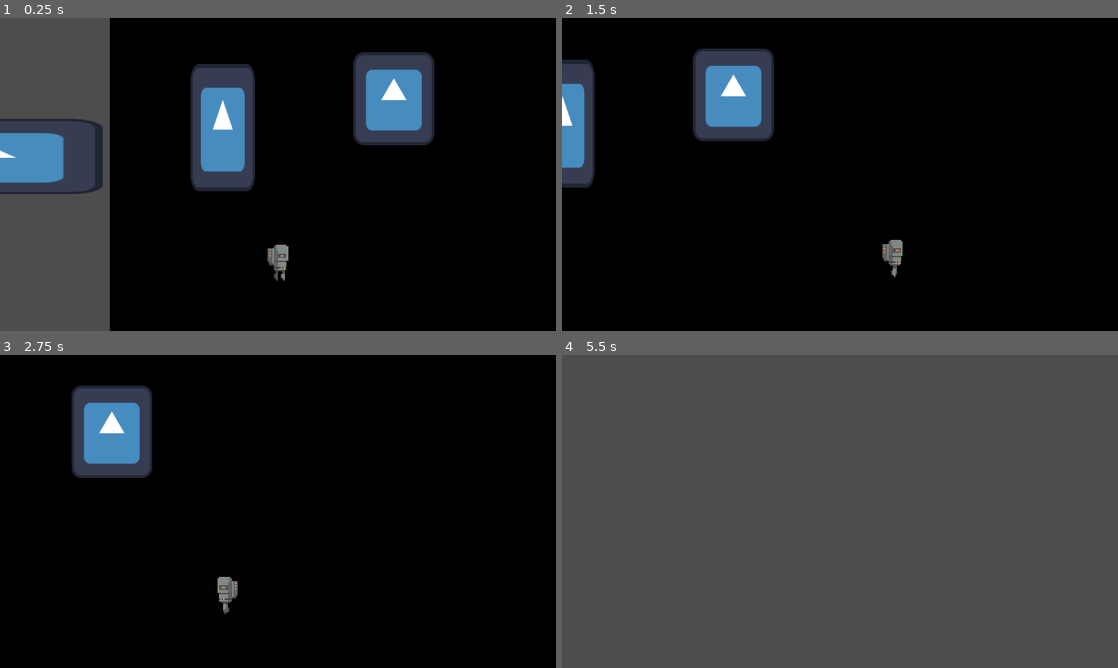
Above: before the commit, frames 1-4 (two rows, left to right).
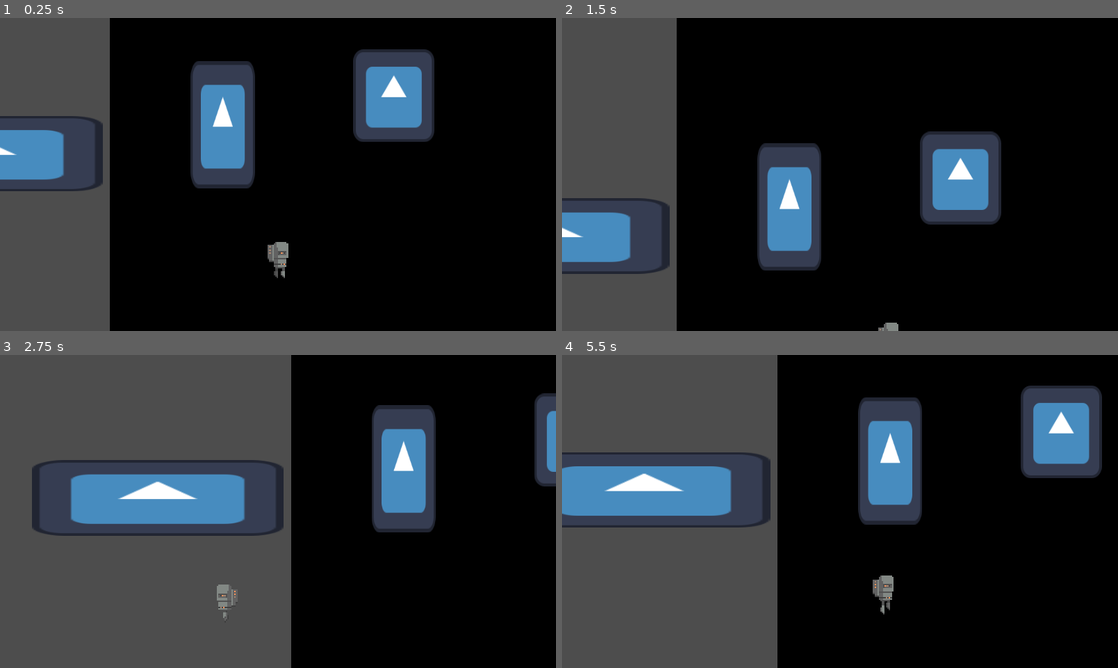
Above: after the commit, the same moments.

Repository: ricklusuardi/BuiltToScale2024
Game: Godot game, scene res://world.tscn
Two runs of this game, one before a commit and one after it. Both use one fixed random seed, a clock stepped at 60 frames per second and the inputs below. This scene is started directly instead of the project's main scene. The engine's default icon, where the game draws it, is replaced by a stand-in: a white triangle on a blue panel in a dark square.
Inputs:
- Up to frame 1 (0.25 s): no input
- Up to frame 2 (1.5 s): hold Right (ui_right) from 0.53 s (still down)
- Up to frame 3 (2.75 s): release Right (ui_right) at 2.03 s; hold Left (ui_left) from 2.03 s (still down)
- Up to frame 4 (5.5 s): release Left (ui_left) at 2.78 s; hold Right (ui_right) 2.78-4.28 s; hold Left (ui_left) 4.28-5.03 s; hold Right (ui_right) from 5.03 s (still down)

The runs differ from the first frame. In frame 1, 2.4% of the frame differs, in the area x 0-79%, y 10-84%; in frame 2, 33%; in frame 3, 56%; in frame 4, 63%, in the area x 0-100%, y 0-100%.

Commit message:
simple spikes and checkpoints

Diff:
--- a/Chara.gd
+++ b/Chara.gd
@@ -5,6 +5,7 @@
 @export var in_wind_speed = 50
 var is_in_wind = false
 var wind_direction = Vector2.ZERO
+var respawn_point: Vector2
 
 
 #HEALTH
@@ -43,7 +44,6 @@
 
 func _ready():
 	randomize()
-
 
 func _physics_process(delta):
 	if is_in_wind:
@@ -87,8 +87,7 @@
 	move_and_slide()
 
 
-
-
+#region SIZE
 func _increase_size():
 	if (currentScaleStep < maxScaleUp):
 
@@ -140,7 +139,9 @@
 		var effect = particleType.instantiate()
 		add_child(effect)
 
+#endregion
 
+#region WIND
 # Adjust the speed based on the wind direction and character movement
 func apply_wind_effect(delta: float):
 	var direction = Input.get_axis("ui_left", "ui_right")
@@ -166,9 +167,14 @@
 	is_in_wind = false
 	wind_direction = Vector2.ZERO
 
+#endregion
 
 func _get_damaged(damage : int):
 
 	currentHealth -= damage
 	if (currentHealth <= 0):
 		print("YOU DIED!")
+		position =respawn_point
+
+func set_respawn_point(point : Vector2):
+	respawn_point = point
--- /dev/null
+++ b/Spikes.gd
@@ -0,0 +1,9 @@
+extends Area2D
+
+var chara_ref : Chara
+@export var spike_dmg := 1
+
+
+func _on_body_entered(body:Chara):
+	body._get_damaged(spike_dmg)
+	pass # Replace with function body.
--- /dev/null
+++ b/check_point.gd
@@ -0,0 +1,4 @@
+extends Area2D
+
+func _on_body_entered(body:Chara):
+	body.set_respawn_point(global_position)
--- /dev/null
+++ b/check_point.tscn
@@ -0,0 +1,15 @@
+[gd_scene load_steps=3 format=3 uid="uid://cu2kwhktfodkh"]
+
+[ext_resource type="Script" path="res://check_point.gd" id="1_m6u7a"]
+
+[sub_resource type="RectangleShape2D" id="RectangleShape2D_avr4x"]
+size = Vector2(45, 132)
+
+[node name="CheckPoint" type="Area2D"]
+script = ExtResource("1_m6u7a")
+
+[node name="CollisionShape2D" type="CollisionShape2D" parent="."]
+position = Vector2(-1, 0)
+shape = SubResource("RectangleShape2D_avr4x")
+
+[connection signal="body_entered" from="." to="." method="_on_body_entered"]
--- /dev/null
+++ b/spikes.tscn
@@ -0,0 +1,13 @@
+[gd_scene load_steps=2 format=3 uid="uid://p8ee8bjvhx4d"]
+
+[ext_resource type="Script" path="res://Spikes.gd" id="1_fblfj"]
+
+[node name="Spikes" type="Area2D"]
+script = ExtResource("1_fblfj")
+
+[node name="CollisionPolygon2D" type="CollisionPolygon2D" parent="."]
+polygon = PackedVector2Array(-6, 0, 0, -10, 6, 0)
+
+[node name="Sprite2D" type="Sprite2D" parent="CollisionPolygon2D"]
+
+[connection signal="body_entered" from="." to="." method="_on_body_entered"]
--- a/world.tscn
+++ b/world.tscn
@@ -1,8 +1,10 @@
-[gd_scene load_steps=9 format=3 uid="uid://lmvercdho44y"]
+[gd_scene load_steps=11 format=3 uid="uid://lmvercdho44y"]
 
 [ext_resource type="Script" path="res://Level.gd" id="1_2r1fr"]
 [ext_resource type="PackedScene" uid="uid://bawshwc6vy2s6" path="res://Chara.tscn" id="1_gcqke"]
 [ext_resource type="Texture2D" uid="uid://bqgbx7ekke07d" path="res://sprite/SpaceBackground.png" id="2_7ebu2"]
+[ext_resource type="PackedScene" uid="uid://p8ee8bjvhx4d" path="res://spikes.tscn" id="2_y1hf2"]
+[ext_resource type="PackedScene" uid="uid://cu2kwhktfodkh" path="res://check_point.tscn" id="3_ei0d6"]
 [ext_resource type="PackedScene" uid="uid://dq0htwu4mlmi3" path="res://wind_area.tscn" id="3_pfv88"]
 [ext_resource type="Texture2D" uid="uid://cph162th5vbs1" path="res://icon.svg" id="6_fvkil"]
 
@@ -18,9 +20,24 @@
 [node name="World" type="Node2D"]
 script = ExtResource("1_2r1fr")
 
+[node name="Spikes" parent="." instance=ExtResource("2_y1hf2")]
+position = Vector2(120, 216)
+
+[node name="CollisionPolygon2D" parent="Spikes" index="0"]
+position = Vector2(120, 17)
+
+[node name="CollisionPolygon2D2" type="CollisionPolygon2D" parent="Spikes"]
+position = Vector2(48, 18)
+polygon = PackedVector2Array(-6, 0, 0, -10, 6, 0)
+
+[node name="Sprite2D" type="Sprite2D" parent="Spikes/CollisionPolygon2D2"]
+
+[node name="CheckPoint" parent="Spikes" instance=ExtResource("3_ei0d6")]
+position = Vector2(-73, -12)
+
 [node name="Character" parent="." instance=ExtResource("1_gcqke")]
 unique_name_in_owner = true
-position = Vector2(120, 216)
+position = Vector2(120, 221)
 collision_mask = 3
 in_wind_speed = 200
 massChange = 4.0
@@ -72,3 +89,5 @@
 texture = ExtResource("6_fvkil")
 
 [node name="CanvasLayer" type="CanvasLayer" parent="." groups=["CanvasLayerGroup"]]
+
+[editable path="Spikes"]
